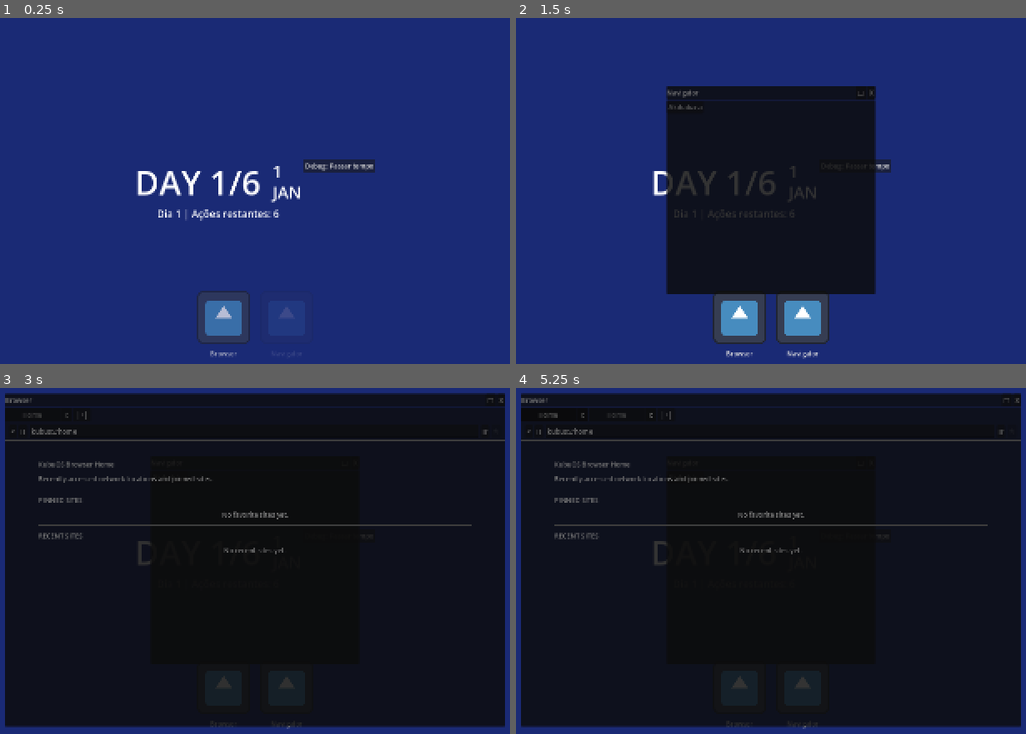
Above: before the commit, frames 1-4 (two rows, left to right).
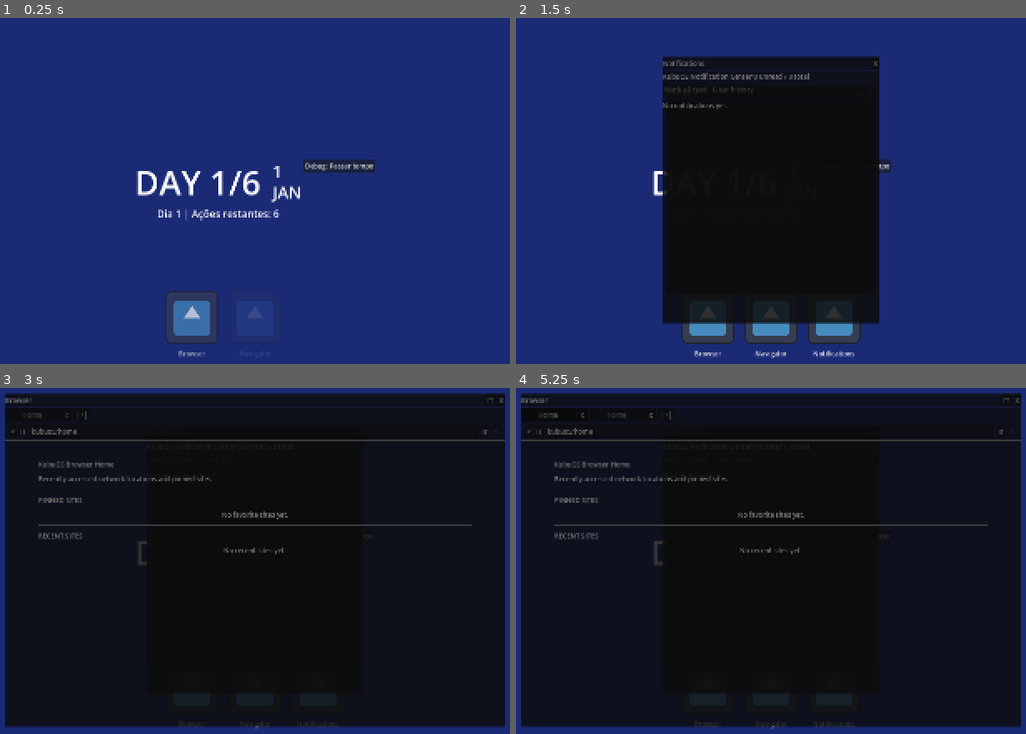
Above: after the commit, the same moments.

Repository: GYU-GAZE/NULL-NETWORK
Game: Godot game, scene res://core/main.tscn
Two runs of this game, one before a commit and one after it. Both use one fixed random seed, a clock stepped at 60 frames per second and the inputs below. The engine's default icon, where the game draws it, is replaced by a stand-in: a white triangle on a blue panel in a dark square.
Inputs (mouse positions are in pixels of both pictures, inside the frame that each line leads up to):
- Up to frame 1 (0.25 s): no input
- Up to frame 2 (1.5 s): click "Navigator" at 0.5 s; click (832, 325) at 1.25 s, where only the run after the commit has a clickable "Notifications"
- Up to frame 3 (3 s): click "Debug: Passar tempo" at 2 s; click "Browser" at 2.75 s
- Up to frame 4 (5.25 s): click "□" at 3.5 s; click "Akihabara" at 4.25 s; click "|+|" at 5 s

The runs differ from the first frame. In frame 1, 1.8% of the frame differs, in the area x 32-58%, y 78-99%; in frame 2, 11%, in the area x 28-72%, y 11-99%; in frame 3, 0.7%; in frame 4, 0.9%.

Commit message:
images in posts

Diff:
--- a/apps/forum/forum_post_ui.gd
+++ b/apps/forum/forum_post_ui.gd
@@ -9,7 +9,6 @@
 @onready var location_label: Label = %LocationLabel
 
 @onready var text_content: SiteRichTextLabel = %TextContent
-@onready var image_content: TextureRect = %ImageContent
 
 var post_data: ForumPost
 
@@ -145,12 +144,6 @@
 	if not text_content.browser_navigation_requested.is_connected(_on_text_navigation_requested):
 		text_content.browser_navigation_requested.connect(_on_text_navigation_requested)
 
-	if post_data.image_content != null:
-		image_content.texture = post_data.image_content
-		image_content.show()
-	else:
-		image_content.hide()
-
 
 func _build_post_body() -> String:
 	if post_data.is_author_system():
@@ -179,3 +172,11 @@
 		return
 
 	link_clicked.emit(url)
+
+func _post_body_has_inline_image() -> bool:
+	if post_data == null:
+		return false
+
+	var body: String = post_data.text_content.to_lower()
+
+	return body.contains("[img]") or body.contains("[img=")
--- a/apps/forum/forum_post_ui.tscn
+++ b/apps/forum/forum_post_ui.tscn
@@ -67,7 +67,3 @@
 autowrap_mode = 2
 script = ExtResource("2_ttvaj")
 metadata/_custom_type_script = "uid://di40e5wgij1k4"
-
-[node name="ImageContent" type="TextureRect" parent="Margin/MainHBox/ContentVBox" unique_id=1018726603]
-unique_name_in_owner = true
-layout_mode = 2
--- a/core/main.tscn
+++ b/core/main.tscn
@@ -5,6 +5,7 @@
 [ext_resource type="Texture2D" uid="uid://c30ys4pi4314n" path="res://icon.svg" id="3_brq4u"]
 [ext_resource type="PackedScene" uid="uid://dcoqma7h6c75u" path="res://apps/browser/app_browser.tscn" id="4_jsmgm"]
 [ext_resource type="PackedScene" uid="uid://b2jukdy0iqin4" path="res://apps/navigator/app_navigator.tscn" id="5_xhu5d"]
+[ext_resource type="Resource" uid="uid://fu3bq14o7fy3" path="res://data/content/apps/app_notifications.tres" id="6_cus2n"]
 [ext_resource type="PackedScene" uid="uid://dbcmrbcstca3l" path="res://systems/window_manager/window_manager.tscn" id="6_rayt5"]
 
 [sub_resource type="Resource" id="Resource_kagtj"]
@@ -31,7 +32,7 @@
 [node name="Main" type="Node" unique_id=977689112]
 
 [node name="Desktop" parent="." unique_id=522692328 instance=ExtResource("1_kagtj")]
-installed_apps = Array[ExtResource("2_cus2n")]([SubResource("Resource_kagtj"), SubResource("Resource_cus2n")])
+installed_apps = Array[ExtResource("2_cus2n")]([SubResource("Resource_kagtj"), SubResource("Resource_cus2n"), ExtResource("6_cus2n")])
 
 [node name="WindowManagerLayer" type="CanvasLayer" parent="." unique_id=241559017]
 
--- a/data/content/apps/app_navigator.tres
+++ b/data/content/apps/app_navigator.tres
@@ -6,8 +6,8 @@
 
 [resource]
 script = ExtResource("3_khd0v")
-app_id = "navigator"
-app_name = "Navigator"
+app_id = "notifications"
+app_name = "Notifications"
 app_icon = ExtResource("1_jveos")
 app_scene = ExtResource("2_4j6fk")
 metadata/_custom_type_script = "uid://b2kr16bkp27ck"
--- a/data/content/forum/threads/welcome_new_players_thread.tres
+++ b/data/content/forum/threads/welcome_new_players_thread.tres
@@ -5,7 +5,6 @@
 [ext_resource type="Script" uid="uid://csyarr4wn3qlx" path="res://data/templates/forum_thread.gd" id="2_fv5a7"]
 [ext_resource type="Script" uid="uid://cgcematgxdayk" path="res://data/templates/condition_data.gd" id="3_roit0"]
 [ext_resource type="Resource" uid="uid://cmfowidu6no38" path="res://data/content/users/Neetzsche.tres" id="4_a7hnc"]
-[ext_resource type="Texture2D" uid="uid://d1ikfbaxfrmtk" path="res://data/sprites/icons/nnwicon.png" id="5_mjabt"]
 
 [sub_resource type="Resource" id="Resource_gk5kf"]
 script = ExtResource("1_wjhpy")
@@ -62,7 +61,6 @@
 post_id = "2"
 release_action_block = 1
 text_content = "[url=nav:null.net/profile/Neetzsche.]get a load of this dude[/url]"
-image_content = ExtResource("5_mjabt")
 metadata/_custom_type_script = "uid://blxdqibocgs5x"
 
 [resource]
--- a/data/templates/forum_post.gd
+++ b/data/templates/forum_post.gd
@@ -26,7 +26,6 @@
 
 @export_category("Content")
 @export_multiline var text_content: String = ""
-@export var image_content: Texture2D
 
 
 func get_avatar() -> Texture2D:
--- a/systems/ui/kubu_notification_center.tscn
+++ b/systems/ui/kubu_notification_center.tscn
@@ -1,4 +1,6 @@
 [gd_scene format=3 uid="uid://bqmoyfon08xk6"]
+
+[ext_resource type="Script" uid="uid://cw55e0qguy1me" path="res://systems/ui/kubu_notification_center.gd" id="1_m30wu"]
 
 [node name="KubuNotificationCenter" type="PanelContainer" unique_id=2085214822]
 anchors_preset = 15
@@ -6,6 +8,7 @@
 anchor_bottom = 1.0
 grow_horizontal = 2
 grow_vertical = 2
+script = ExtResource("1_m30wu")
 
 [node name="MarginContainer" type="MarginContainer" parent="." unique_id=1331620898]
 layout_mode = 2
